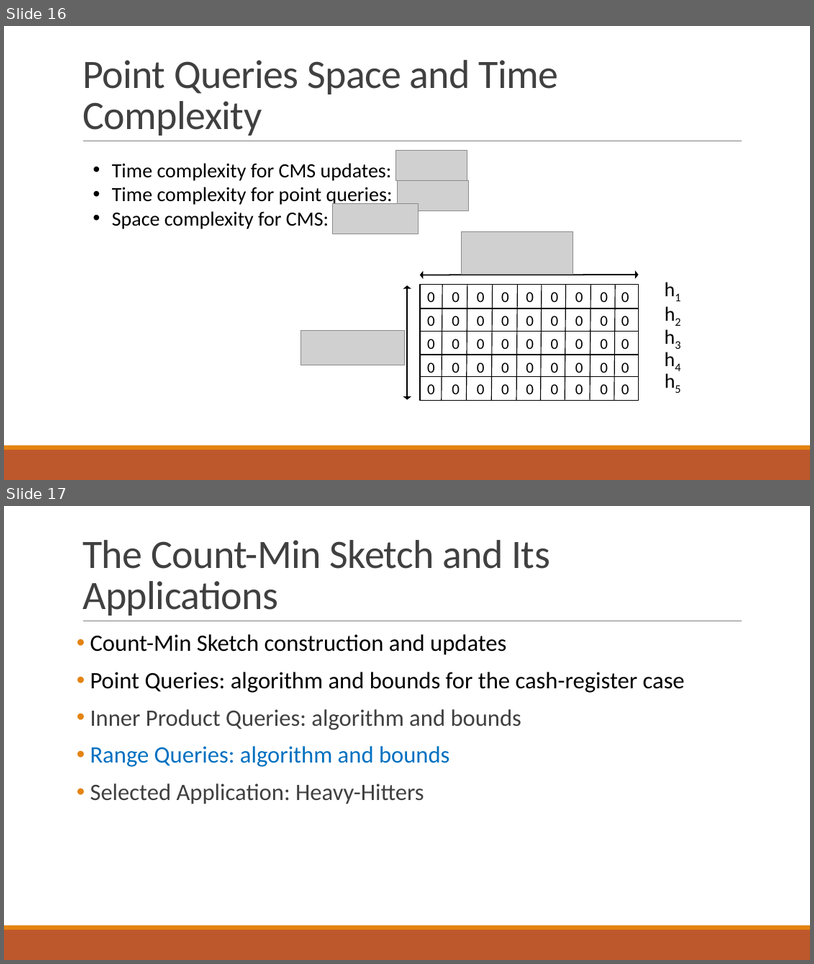
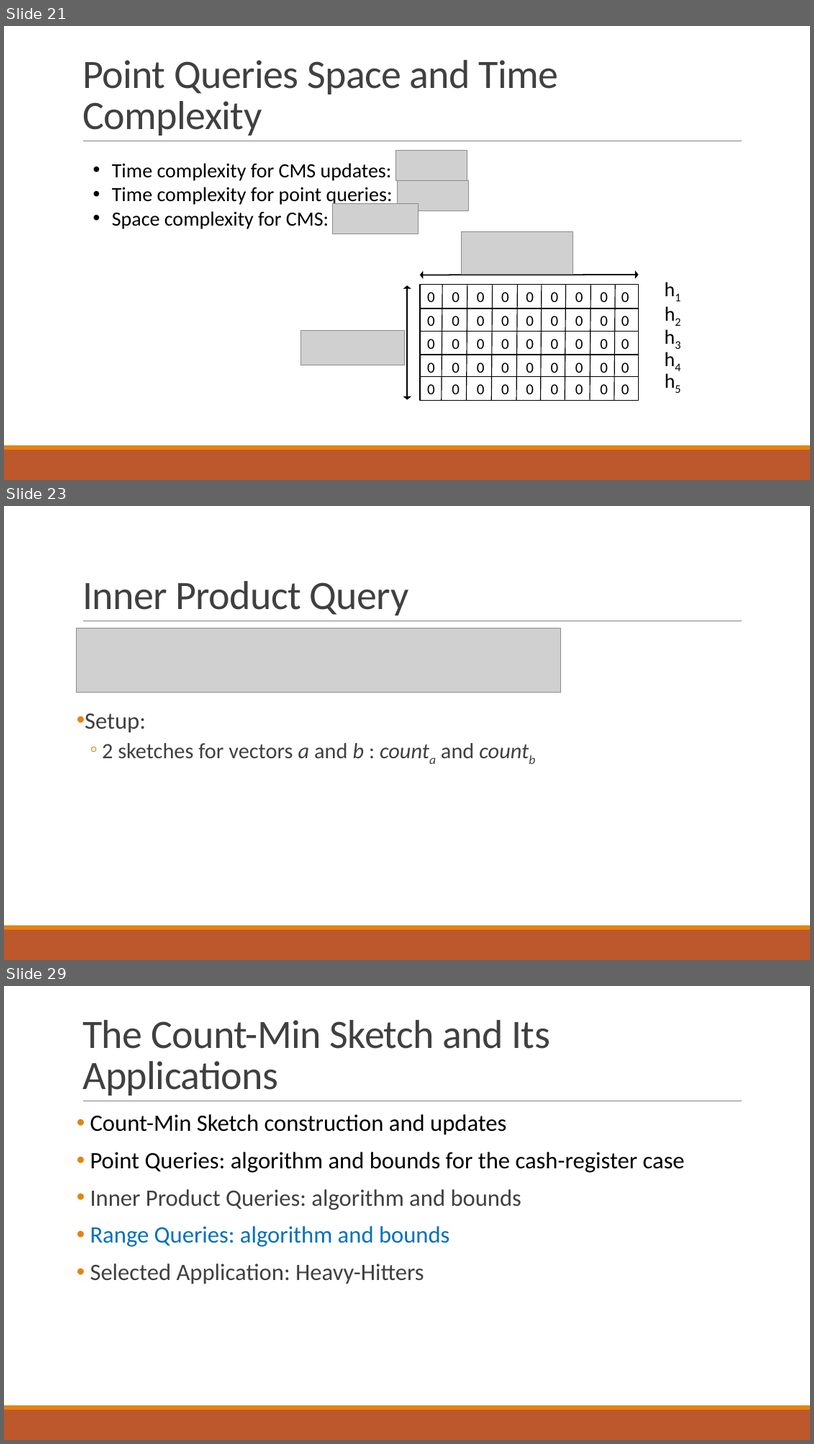
Before and after one commit to ewagner46/count_min_sketch_technical_summary, a slide deck: count_min_sketch_talk_EW.pptx. Shown one above the other, each under a label of ours: slides 16 and 17 before the commit, slides 21, 23 and 29 after it; the slides between them are not shown. The pictures are 814x964 and 814x1444 pixels, drawn with LibreOffice and Linux fonts; fonts in the diff are those of the drawing; grey boxes stand for pictures. Boxes give left, top, right and bottom in pixels: in the first picture for what was removed or moved away, otherwise in the second. Text is boxed around its words. In the diff, an @@ line names an element or a change of style, - is before the commit and + after.

Commit message:
range query tex revisions. added ravi and matts slides

```diff
--- a/count_min_sketch_talk_EW.pptx
+++ b/count_min_sketch_talk_EW.pptx
@@ slide 23 added at bbox=[4, 506, 810, 960], background #FFFFFF; not listed: 3 template elements that a slide beside it also shows @@
@@ title added at bbox=[82, 581, 409, 615], 48 pt, text #404040 @@
+Inner Product Query
@@ picture added at bbox=[77, 628, 561, 692] @@
@@ text added at bbox=[85, 713, 474, 758], 26 pt, text #404040 @@
+• Setup:
+  ◦ 2 sketches for vectors a and b : counta and countb
@@ what was slide 16 is now slide 21 @@
@@ what was slide 17 is now slide 29 @@
```
Also in this commit, not shown: 6 slides changed, 12 other slides added, 1 other file.
